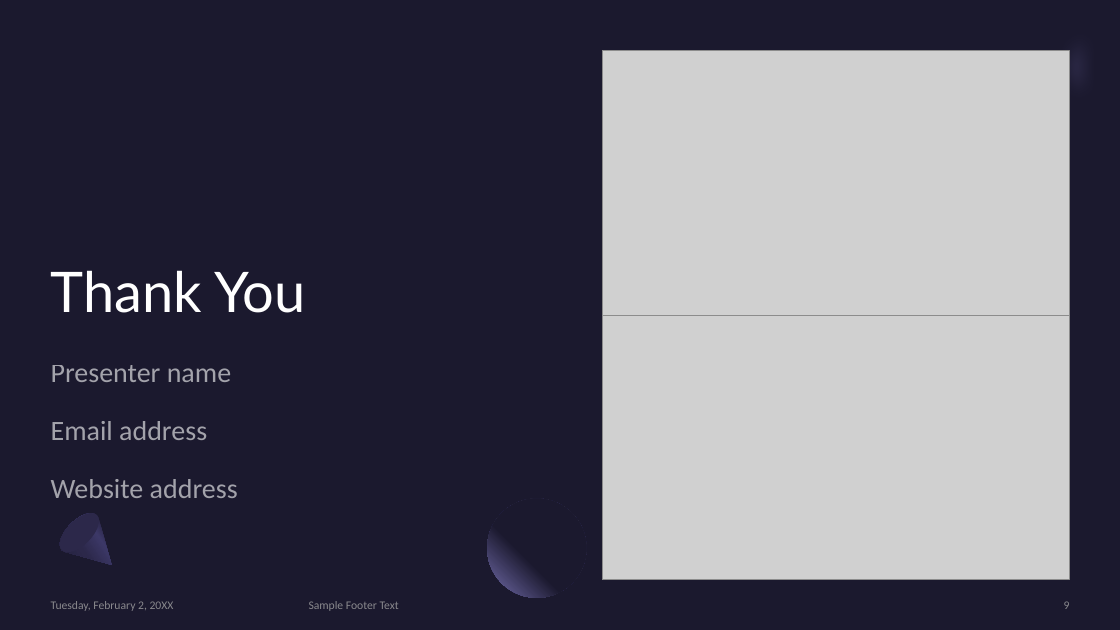
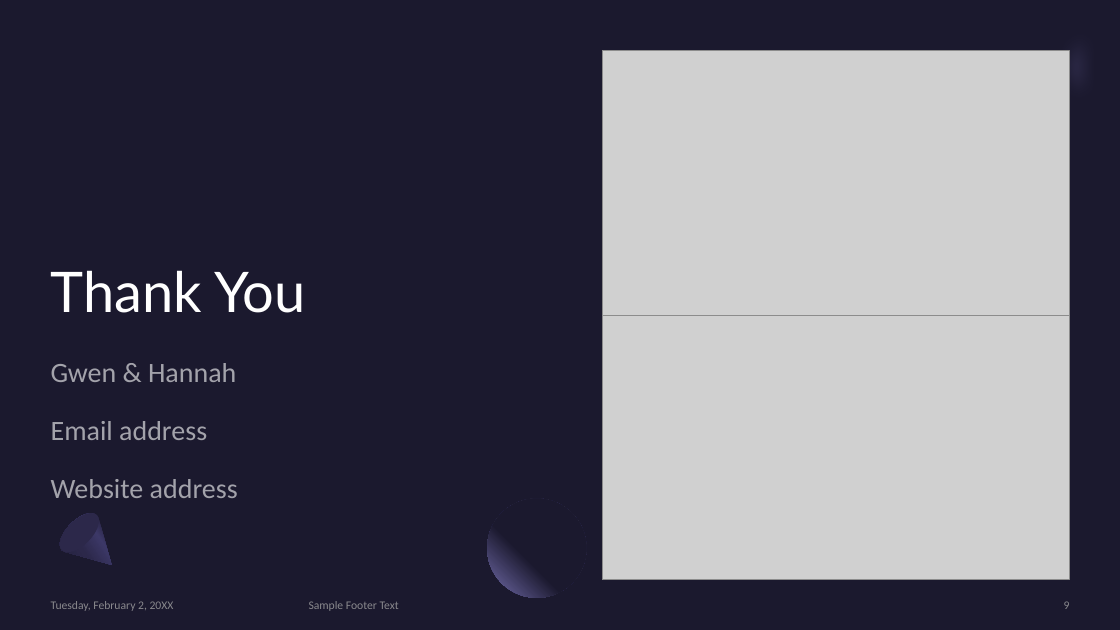
Before and after one commit to Digital-Tech-KKHS/10dtc-computer-hardware-Hannah1728, a slide deck: slide 9 of Presentation Template.pptx. Drawn at 1120x630 pixels with LibreOffice and Linux fonts; fonts in the diff are those of the drawing; grey boxes stand for pictures. Boxes give left, top, right and bottom in pixels: in the first picture for what was removed or moved away, otherwise in the second. Text is boxed around its words. In the diff, an @@ line names an element or a change of style, - is before the commit and + after.

```diff
--- a/Presentation Template.pptx
+++ b/Presentation Template.pptx
@@ subtitle at [51, 363, 236, 382]: text changed @@
-Presenter name
+Gwen & Hannah
```
Also in this commit, not shown: 8 other slides changed.
